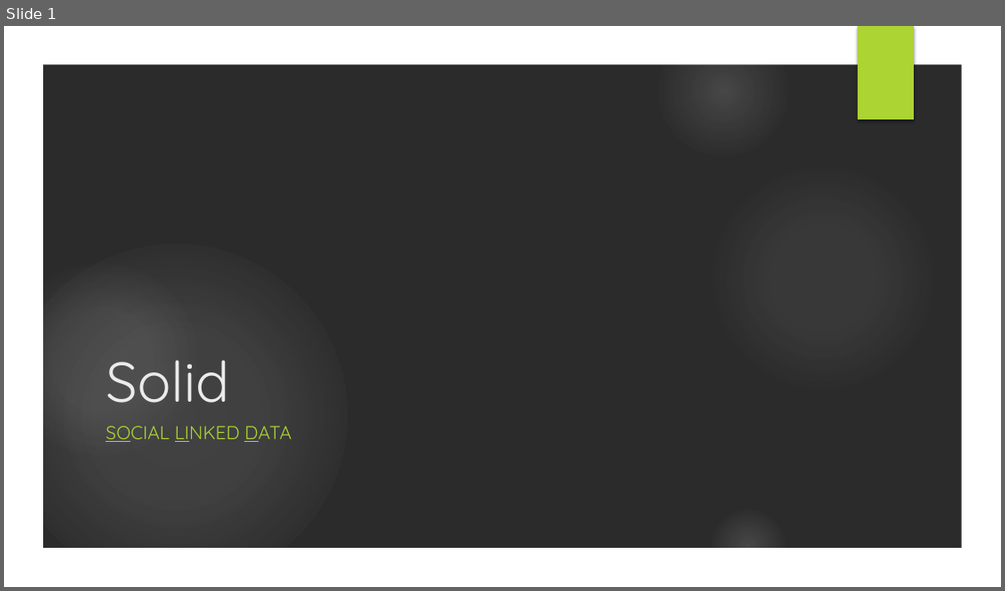
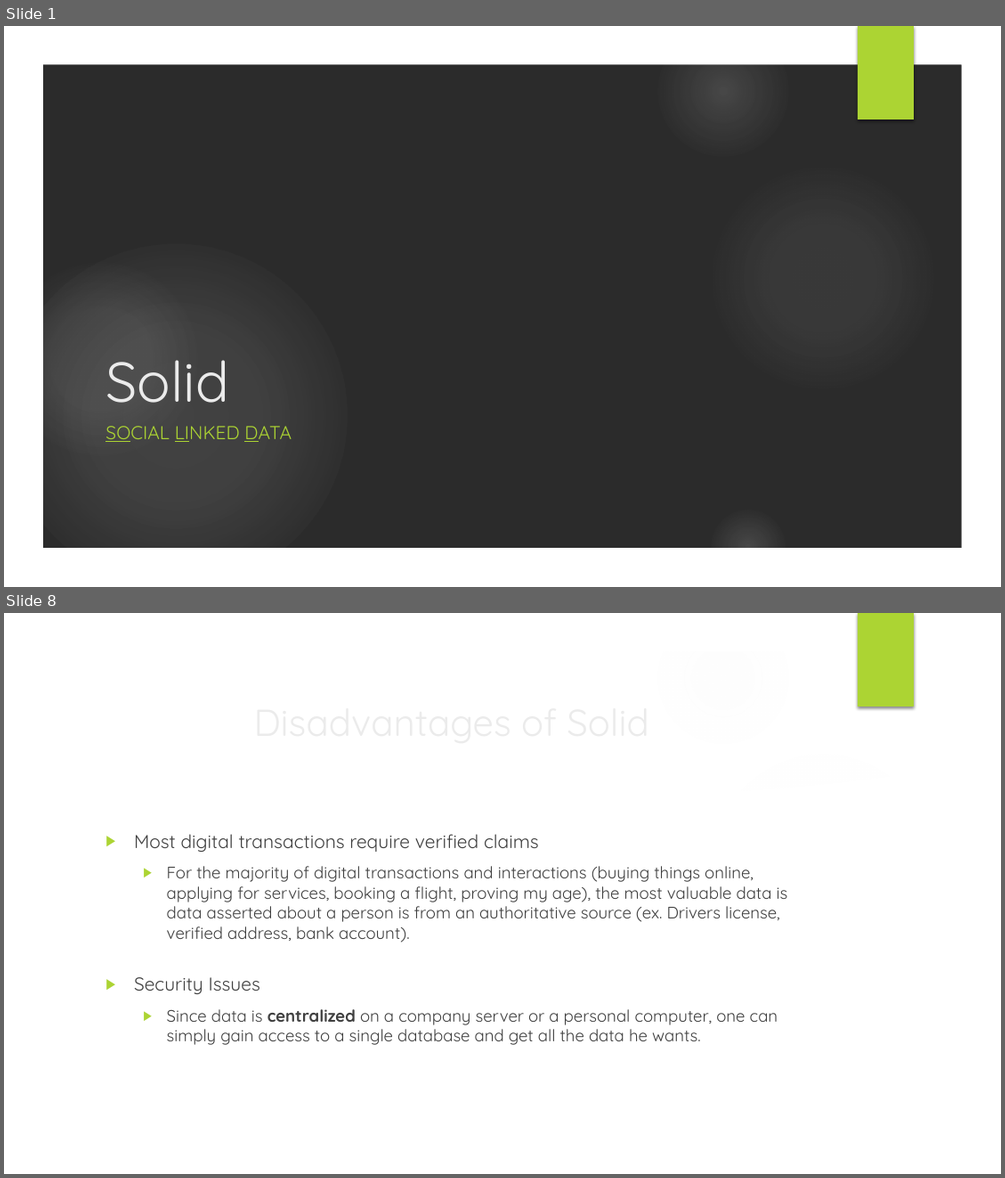
Before and after one commit to swakita14/RecNexus, a slide deck: Presentation/Solid.pptx. Shown one above the other, each under a label of ours: slide 1 before the commit, slides 1 and 8 after it; the slides between them are not shown. The pictures are 1005x591 and 1005x1178 pixels, drawn with LibreOffice and Linux fonts; fonts in the diff are those of the drawing; background and template pictures are left out; a plain dark background stands for a picture behind light text. Boxes give left, top, right and bottom in pixels: in the first picture for what was removed or moved away, otherwise in the second. Text is boxed around its words. In the diff, an @@ line names an element or a change of style, - is before the commit and + after.

```diff
--- a/Presentation/Solid.pptx
+++ b/Presentation/Solid.pptx
@@ slide 8 added at <box>4,613,1001,1174</box>, background picture (left out); not listed: 7 template elements that a slide beside it also shows @@
@@ freeform shape added at <box>697,738,970,819</box>, fill #FFFFFF at 20% opacity @@
@@ freeform shape added at <box>41,765,963,1136</box>, fill #FFFFFF @@
@@ text added at <box>134,834,788,1045</box>, 16 pt, text #404040 @@
+▶ Most digital transactions require verified claims
+  ▶ For the majority of digital transactions and interactions (buying things online, applying for services, booking a flight, proving my age), the most valuable data is data asserted about a person is from an authoritative source (ex. Drivers license, verified address, bank account).
+▶ Security Issues
+  ▶ Since data is centralized on a company server or a personal computer, one can simply gain access to a single database and get all the data he wants.
@@ title added at <box>293,866,309,878</box>, 36 pt, text #EBEBEB @@
+Disadvantages of Solid
```
Also in this commit, not shown: 8 other slides added.
